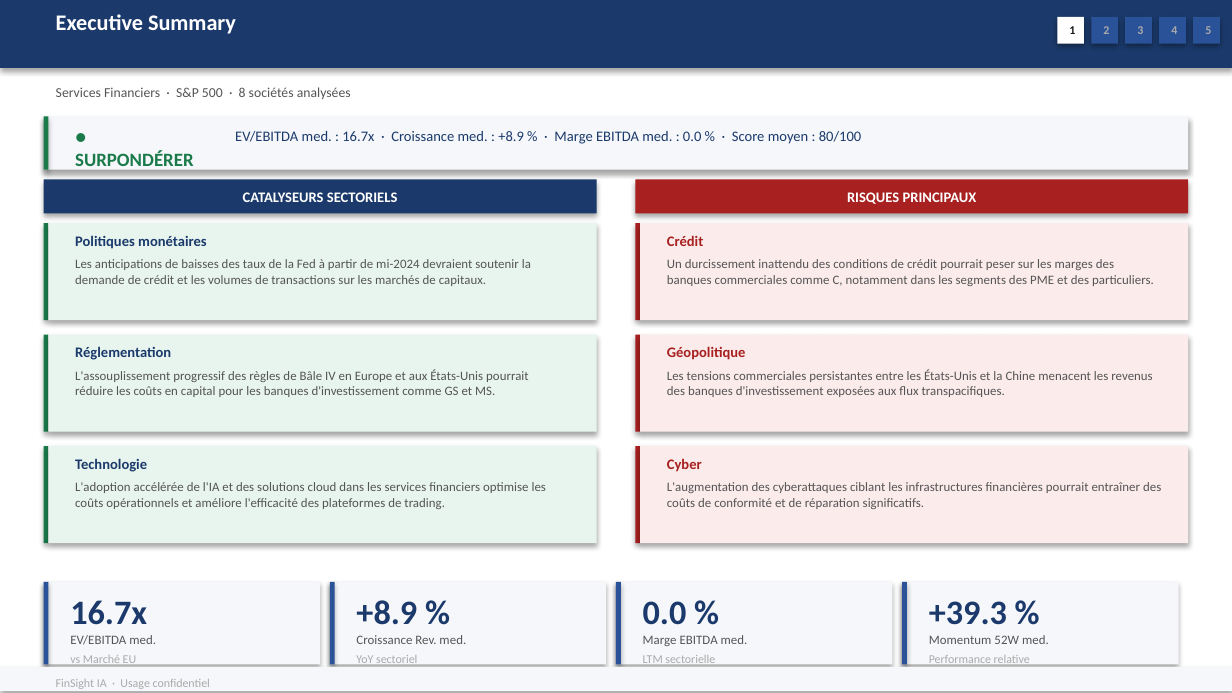
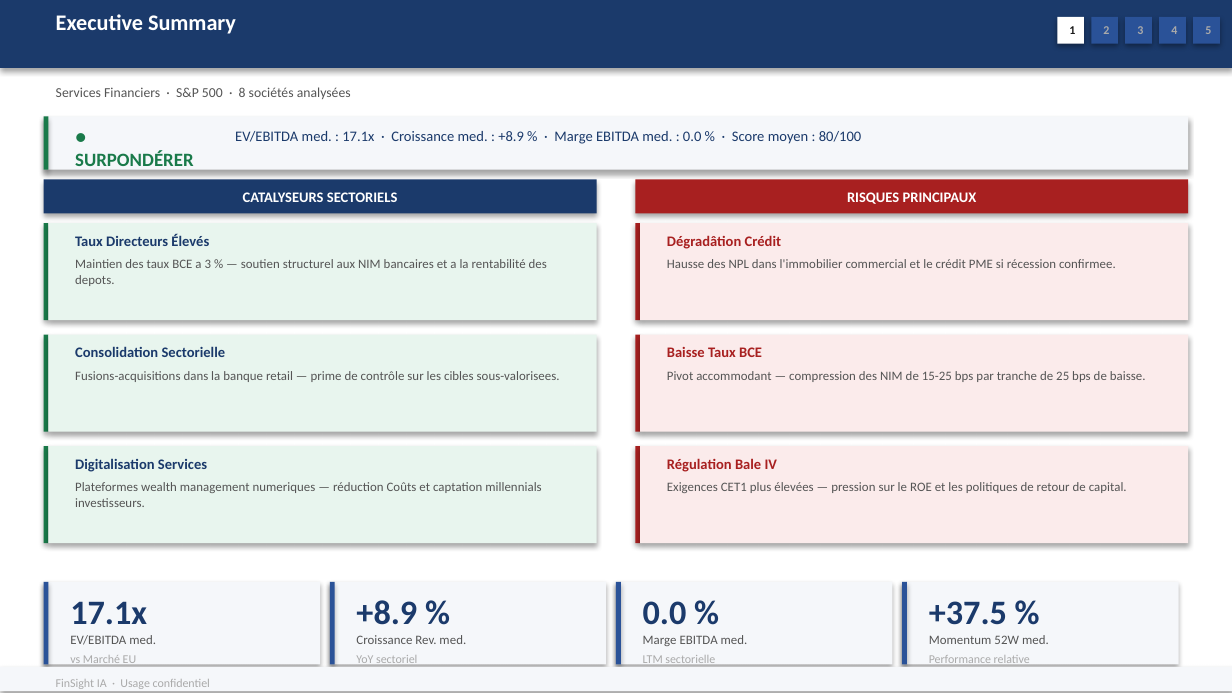
Before and after one commit to baptistejeh07-art/finsight-ia, a slide deck: slide 2 of preview/secteur_Financial_Services_S&P_500/secteur_Financial_Services_S&P_500.pptx. Drawn at 1232x693 pixels with LibreOffice and Linux fonts; fonts in the diff are those of the drawing. Boxes give left, top, right and bottom in pixels: in the first picture for what was removed or moved away, otherwise in the second. Text is boxed around its words. In the diff, an @@ line names an element or a change of style, - is before the commit and + after.

Commit message:
chore(preview): secteur_Financial_Services_S&P_500 outputs regeneres

```diff
--- a/preview/secteur_Financial_Services_S&P_500/secteur_Financial_Services_S&P_500.pptx
+++ b/preview/secteur_Financial_Services_S&P_500/secteur_Financial_Services_S&P_500.pptx
@@ text at box(235, 131, 861, 144): text changed @@
-EV/EBITDA med. : 16.7x · Croissance med. : +8.9 % · Marge EBITDA med. : 0.0 % · Score moyen : 80/100
+EV/EBITDA med. : 17.1x · Croissance med. : +8.9 % · Marge EBITDA med. : 0.0 % · Score moyen : 80/100
@@ text at box(75, 233, 209, 246): text changed @@
-Politiques monétaires
+Taux Directeurs Élevés
@@ text at box(667, 235, 781, 249): text changed @@
-Crédit
+Dégradâtion Crédit
@@ text at box(75, 259, 547, 286): text changed @@
-Les anticipations de baisses des taux de la Fed à partir de mi-2024 devraient soutenir la demande de crédit et les volumes de transactions sur les marchés de capitaux.
+Maintien des taux BCE a 3 % — soutien structurel aux NIM bancaires et a la rentabilité des depots.
@@ text at box(667, 259, 1116, 268): text changed @@
-Un durcissement inattendu des conditions de crédit pourrait peser sur les marges des banques commerciales comme C, notamment dans les segments des PME et des particuliers.
+Hausse des NPL dans l'immobilier commercial et le crédit PME si récession confirmee.
@@ text at box(75, 346, 226, 357): text changed @@
-Réglementation
+Consolidation Sectorielle
@@ text at box(667, 347, 762, 357): text changed @@
-Géopolitique
+Baisse Taux BCE
@@ text at box(75, 371, 560, 382): text changed @@
-L'assouplissement progressif des règles de Bâle IV en Europe et aux États-Unis pourrait réduire les coûts en capital pour les banques d'investissement comme GS et MS.
+Fusions-acquisitions dans la banque retail — prime de contrôle sur les cibles sous-valorisees.
@@ text at box(667, 371, 1146, 382): text changed @@
-Les tensions commerciales persistantes entre les États-Unis et la Chine menacent les revenus des banques d'investissement exposées aux flux transpacifiques.
+Pivot accommodant — compression des NIM de 15-25 bps par tranche de 25 bps de baisse.
@@ text at box(75, 458, 207, 472): text changed @@
-Technologie
+Digitalisation Services
@@ text at box(667, 458, 777, 472): text changed @@
-Cyber
+Régulation Bale IV
@@ text at box(75, 482, 541, 507): text changed @@
-L'adoption accélérée de l'IA et des solutions cloud dans les services financiers optimise les coûts opérationnels et améliore l'efficacité des plateformes de trading.
+Plateformes wealth management numeriques — réduction Coûts et captation millennials investisseurs.
@@ text at box(667, 482, 1127, 493): text changed @@
-L'augmentation des cyberattaques ciblant les infrastructures financières pourrait entraîner des coûts de conformité et de réparation significatifs.
+Exigences CET1 plus élevées — pression sur le ROE et les politiques de retour de capital.
@@ text at box(70, 601, 147, 624): text changed @@
-16.7x
+17.1x
@@ text at box(929, 601, 1007, 625): text changed @@
-+39.3 %
++37.5 %
```
Also in this commit, not shown: 15 other slides changed, 2 other files.
